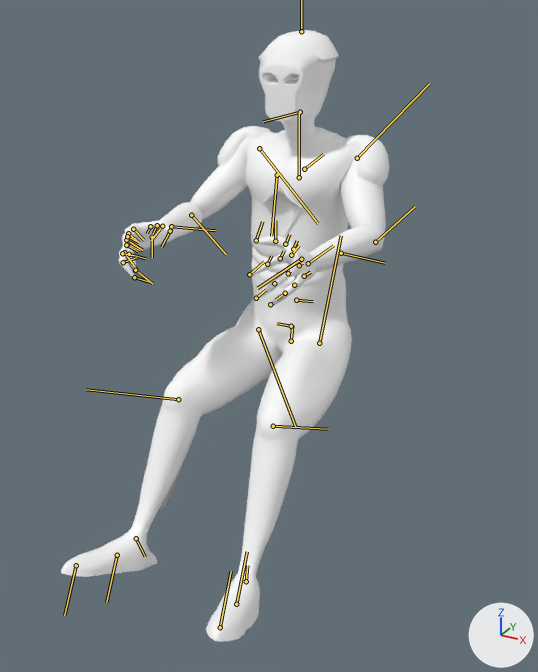
A saved change to the FBX model project/Assets/Models/Goliath/Pilot.fbx.
Both versions are drawn from a 50 mm lens placed at (1.94, -3.82, 2.98), pointed at (0.17, -0.59, 1.36). Lighting does not change. The marker at lower right points along +X, +Y and +Z. Both versions are drawn at frame 2 of the action 'Take 001'; the numbers are the values there. The bones that bend it are drawn over the model as lines.

The first picture shows 'body'.
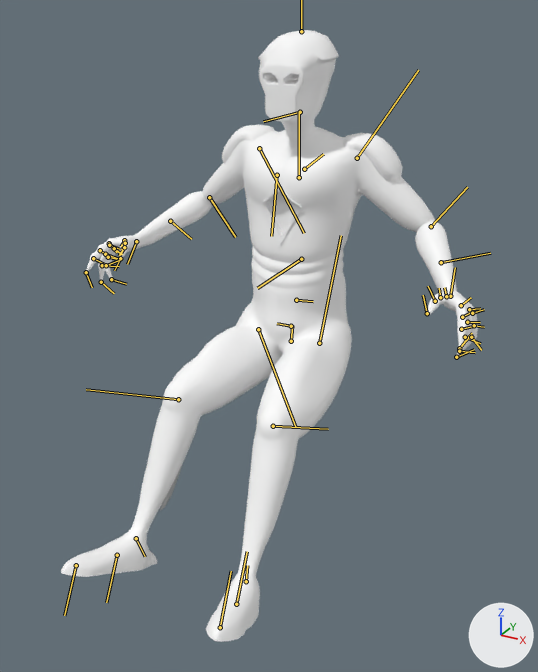
Boxes [x1, y1, x2, y2] around the edits, measured in the pictures (538 x 672 px):
'body', posed (27% wider)
    before: [61, 30, 389, 642]
    after: [61, 30, 479, 642]
bone 'jnt_L_Shoulder', root to tip
    before: (357, 158) to (429, 83)
    after: (357, 158) to (418, 70)
bone 'jnt_R_Shoulder', root to tip
    before: (259, 148) to (318, 223)
    after: (259, 148) to (304, 233)

The change in detail:
Bone 'jnt_L_Shoulder' (bone_jnt_l_shoulder) turns from (14, -45, -26) to (5, 1, -6) degrees about its own x, y and z.
Bone 'jnt_R_Shoulder' (bone_jnt_r_shoulder) turns from (13, -45, -26) to (6, 2, -6) degrees about its own x, y and z.
